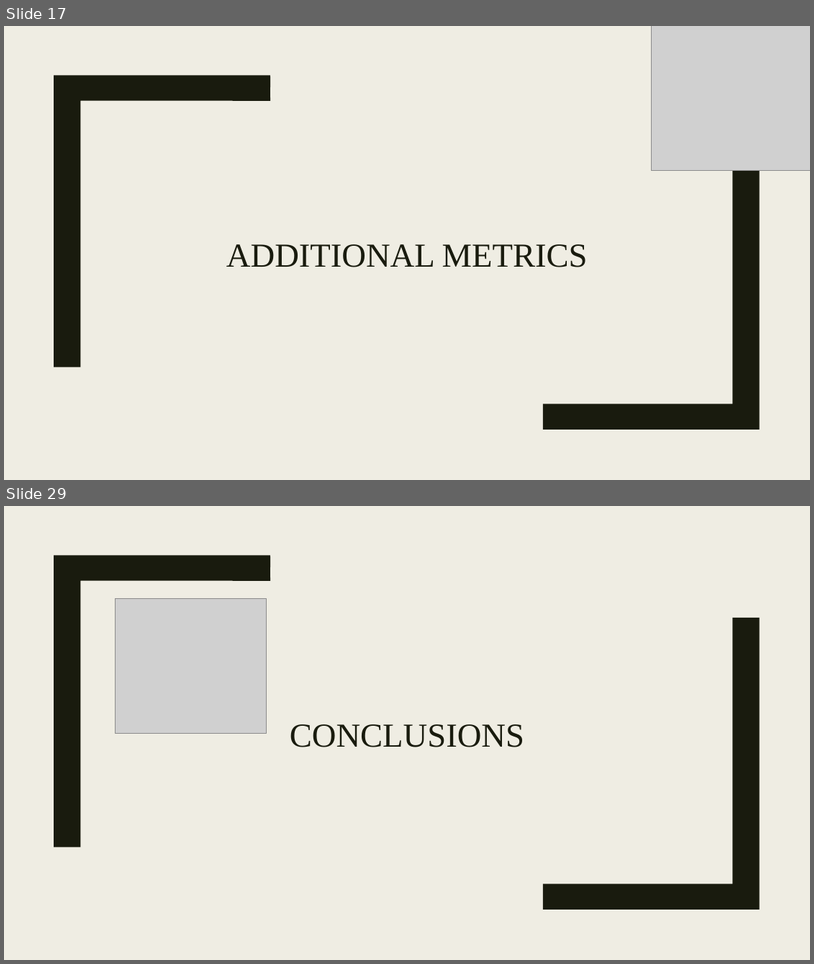
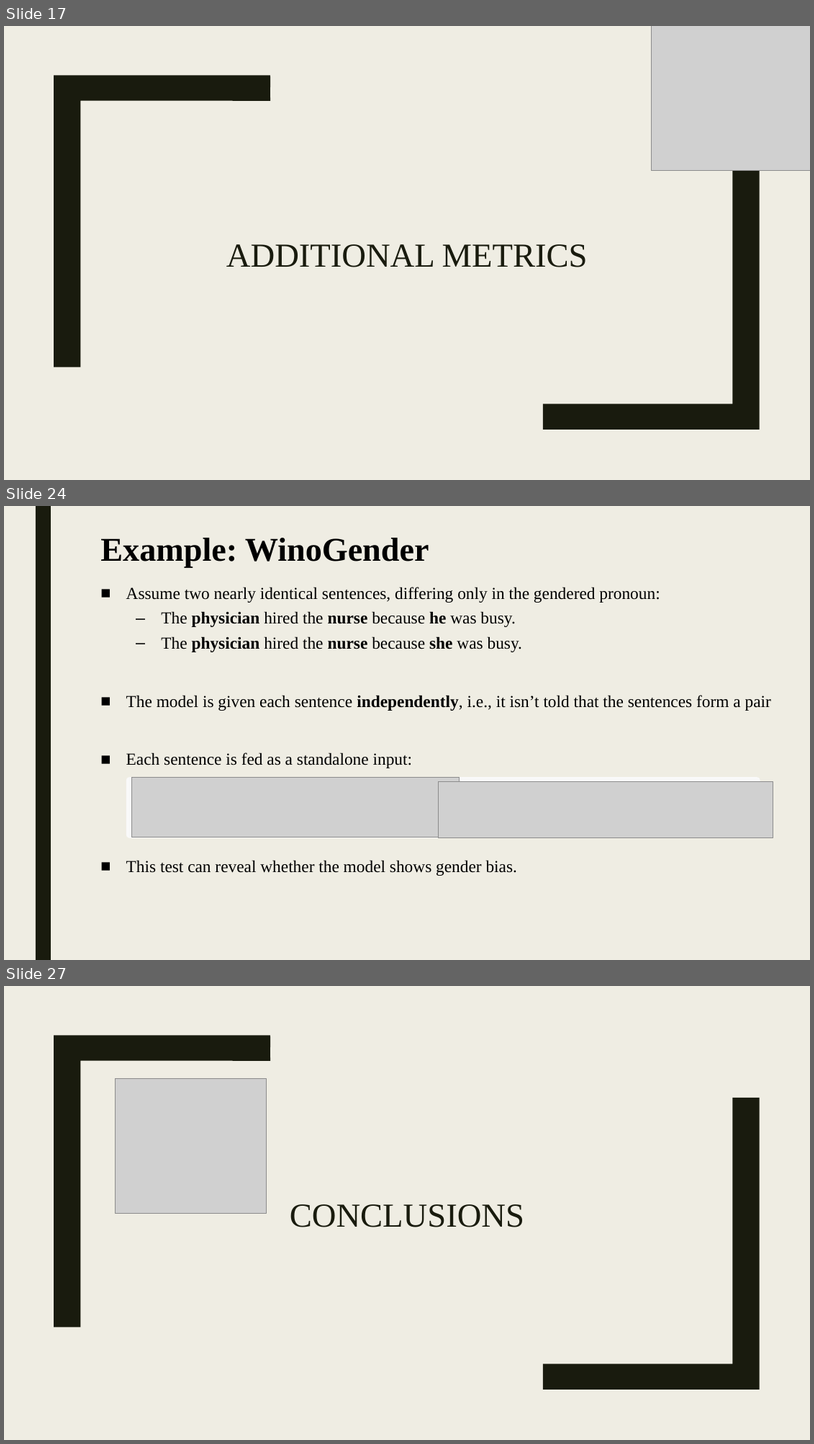
Before and after one commit to shlomi1993/llm-from-scratch, a slide deck: presentation/Lecture Slides.pptx. Shown one above the other, each under a label of ours: slides 17 and 29 before the commit, slides 17, 24 and 27 after it; the slides between them are not shown. The pictures are 814x964 and 814x1444 pixels, drawn with LibreOffice and Linux fonts; fonts in the diff are those of the drawing; grey boxes stand for pictures. Boxes give left, top, right and bottom in pixels: in the first picture for what was removed or moved away, otherwise in the second. Text is boxed around its words. In the diff, an @@ line names an element or a change of style, - is before the commit and + after.

```diff
--- a/presentation/Lecture Slides.pptx
+++ b/presentation/Lecture Slides.pptx
@@ slide 24 added at <box>4,506,810,960</box>, background #EFEDE3 @@
@@ rectangle added at <box>36,506,51,960</box>, fill #191B0E @@
@@ title added at <box>100,538,430,567</box>, 39.6 pt, text #000000, bold @@
+Example: WinoGender
@@ text added at <box>126,587,772,875</box>, 20 pt, text #000000 @@
+■ Assume two nearly identical sentences, differing only in the gendered pronoun:
+  – The physician hired the nurse because he was busy.
+  – The physician hired the nurse because she was busy.
+■ The model is given each sentence independently, i.e., it isn’t told that the sentences form a pair
+■ Each sentence is fed as a standalone input:
+■ This test can reveal whether the model shows gender bias.
@@ rounded rectangle added at <box>126,777,761,838</box>, fill #F9F9F9 @@
@@ picture added at <box>132,777,460,837</box> @@
@@ picture added at <box>438,781,774,837</box> @@
@@ what was slide 29 is now slide 27 @@
```
Also in this commit, not shown: 12 slides changed, 2 other slides added, 5 slides removed.
